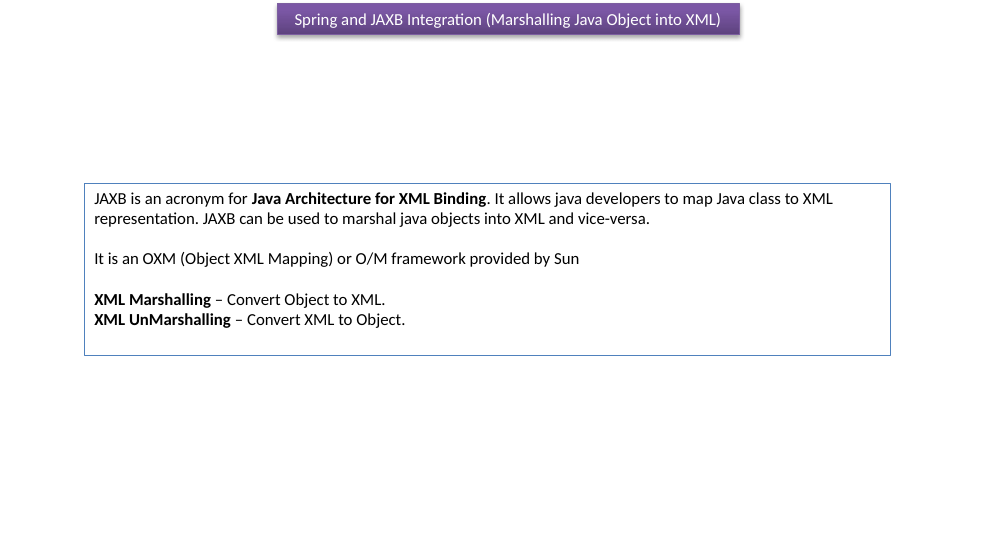
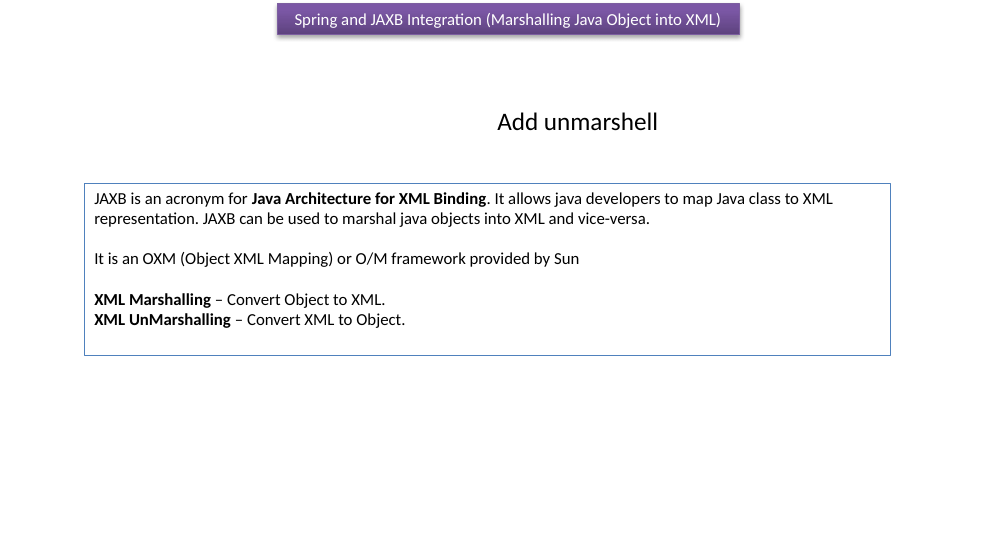
Before and after one commit to ramram43210/javaee, a slide deck: slide 1 of Later/Spring/14_Spring_Object_XML_Mapping/5/Spring and JAXB Integration (Marshalling Java Object into XML).pptx. Drawn at 1008x554 pixels with LibreOffice and Linux fonts; fonts in the diff are those of the drawing. Boxes give left, top, right and bottom in pixels: in the first picture for what was removed or moved away, otherwise in the second. Text is boxed around its words. In the diff, an @@ line names an element or a change of style, - is before the commit and + after.

```diff
--- a/Later/Spring/14_Spring_Object_XML_Mapping/5/Spring and JAXB Integration (Marshalling Java Object into XML).pptx
+++ b/Later/Spring/14_Spring_Object_XML_Mapping/5/Spring and JAXB Integration (Marshalling Java Object into XML).pptx
@@ text added at [497,112,658,131], 18 pt, text #000000 @@
+Add unmarshell
```
Also in this commit, not shown: 20 other files.
